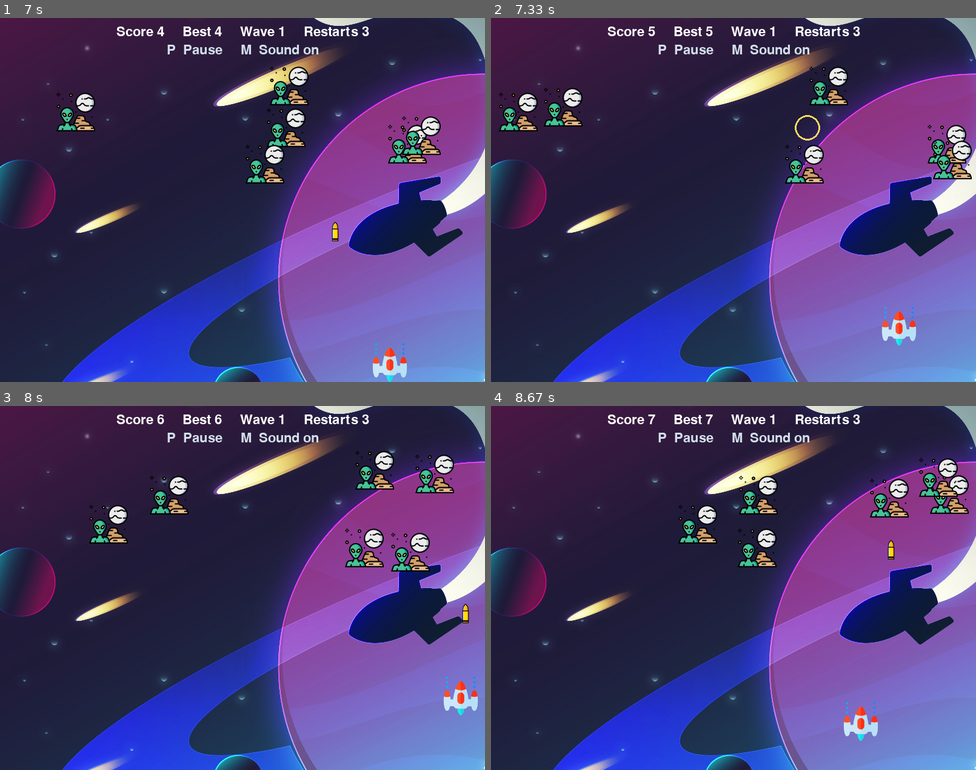
Above: before the commit, frames 1-4 (two rows, left to right).
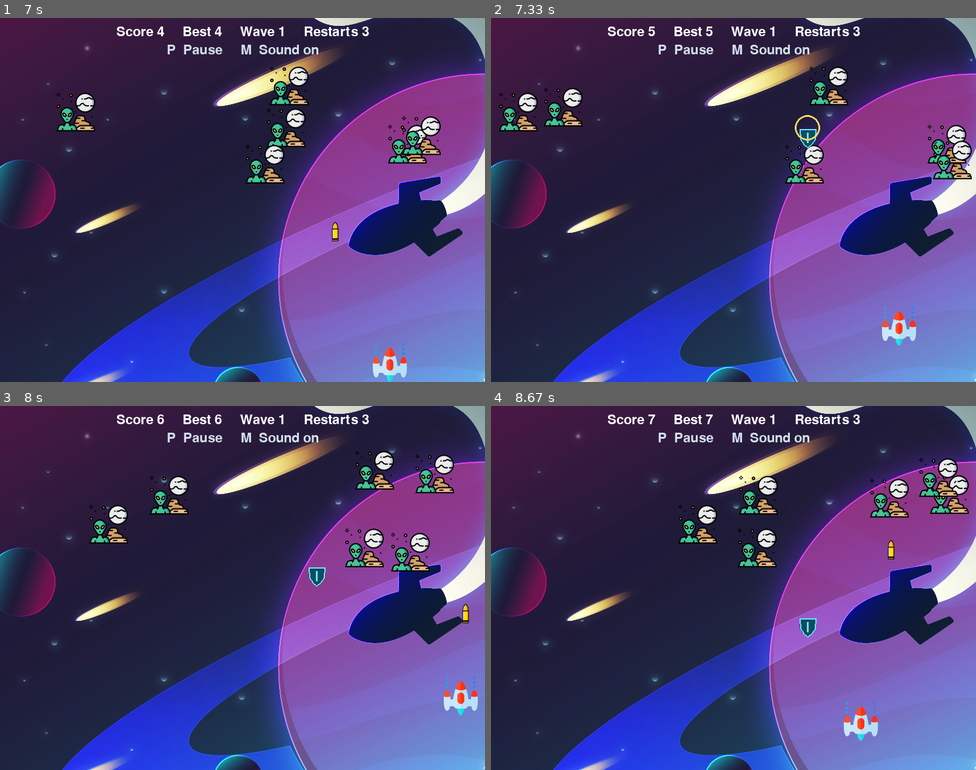
Above: after the commit, the same moments.

Repository: baldez300/Balde-Py-Game-1
Game: pygame game, started from play.py
The game is run twice, just before and just after one commit, with the same random seed, the same clock (stepped at 60 frames per second) and the same inputs.
Inputs:
- Up to frame 1 (7 s): tap Enter at 0.33 s; tap Space at 0.67, 1.07, 1.37, 1.57, 1.87, 2.07, 2.37, 2.57, 2.9, 3.2, 3.4, 3.7, 3.97, 4.3, 4.6, 4.73, 5.13, 5.43, 5.8, 6.2, 6.5, 6.7 s; hold P 1-1.47 s; hold Right 1-1.47 s; hold P 1.5-1.97 s; hold Right 1.5-1.97 s; hold Right 2-2.47 s; hold Up 2.5-2.8 s; hold Right 2.83-3.3 s; hold Left 3.33-3.87 s; hold Down 3.9-4.2 s; hold Left 4.23-4.63 s; hold Up 4.67-5.03 s; hold Right 5.07-5.7 s; hold Down 5.73-6.1 s; hold Left 6.13-6.6 s; hold Right from 6.63 s (still down)
- Up to frame 2 (7.33 s): tap Space at 7, 7.2 s; release Right at 7.1 s; hold Up from 7.13 s (still down)
- Up to frame 3 (8 s): release Up at 7.43 s; hold Right 7.47-7.93 s; tap Space at 7.53, 7.83 s; hold Left from 7.97 s (still down)
- Up to frame 4 (8.67 s): tap Space at 8.03, 8.33, 8.6 s; release Left at 8.5 s; hold Down from 8.53 s (still down)

Frame 1 is identical in both runs. In frame 2, 0.1% of the frame differs, in the area x 63-68%, y 30-36%; in frame 3, 0.1%, in the area x 63-68%, y 44-50%; in frame 4, 0.1%.

Commit message:
feat: add a collectible one-hit shield
Drop a shield on the fifth hit of each wave if the ship is unshielded.
Carry an unused shield into the next wave and show a cyan ring that
bursts when it absorbs an enemy bolt.

Diff:
--- a/play.py
+++ b/play.py
@@ -14,6 +14,8 @@
 FLIGHT_TOP = 220  # Leave space above the ship for new enemies to spawn.
 STEP = 1 / 120
 WAVE_POINTS = 15
+SHIELD_COLOR = (100, 235, 255)
+SHIELD_DROP_HIT = 5
 CHARGE_TIME = 0.65
 ASSETS = Path(__file__).resolve().parent
 
@@ -91,6 +93,7 @@
         self.restart_round()
 
     def restart_round(self):
+        self.shielded = False
         self.score = 0
         self.wave = 1
         self.start_wave()
@@ -101,6 +104,8 @@
         self.player_x = (WIDTH - SHIP_SIZE) / 2
         self.player_y = PLAYER_Y
         self.bullet = None
+        self.shield_pickup = None
+        self.shield_burst = 0
         self.enemy_bolts = []
         self.charging_enemy = None
         self.fire_timer = 1.4
@@ -128,6 +133,11 @@
             bolt.y += bolt_speed * dt
             rect = pygame.Rect(round(bolt.x) - 4, round(bolt.y), 8, 20)
             if rect.colliderect(hull):
+                if self.shielded:
+                    self.shielded = False
+                    self.enemy_bolts.remove(bolt)
+                    self.shield_burst = 0.25
+                    continue
                 self.state = "over"
                 self.on_sound("over")
                 return
@@ -163,6 +173,17 @@
         self.player_x = max(0, min(WIDTH - SHIP_SIZE, self.player_x + direction * distance))
         self.player_y = max(FLIGHT_TOP, min(PLAYER_Y, self.player_y + vertical * distance))
         hull = pygame.Rect(round(self.player_x), round(self.player_y), SHIP_SIZE, SHIP_SIZE).inflate(-18, -16)
+        self.shield_burst = max(0, self.shield_burst - dt)
+        if self.shield_pickup is not None:
+            pickup = self.shield_pickup
+            pickup.y += 125 * dt
+            bounds = pygame.Rect(0, 0, 26, 30)
+            bounds.center = round(pickup.x), round(pickup.y)
+            if bounds.colliderect(hull):
+                self.shielded = True
+                self.shield_pickup = None
+            elif bounds.top >= HEIGHT:
+                self.shield_pickup = None
         if self.flash:
             x, y, duration = self.flash
             self.flash = (x, y, duration - dt) if duration > dt else None
@@ -192,6 +213,8 @@
                 self.flash = (*target.center, 0.18)
                 self.on_sound("hit")
                 self.score += 1
+                if self.score % WAVE_POINTS == SHIELD_DROP_HIT and not self.shielded:
+                    self.shield_pickup = pygame.Vector2(target.center)
                 if self.score > self.best:
                     self.best = self.score
                     save_best(self.path, self.best)
@@ -199,6 +222,7 @@
                     self.on_sound("clear")
                     self.state = "clear"
                     self.timer = 1.5
+                    self.shield_pickup = None
                     self.enemy_bolts.clear()
                     self.charging_enemy = None
                     self.enemies.clear()
@@ -248,6 +272,17 @@
                 pygame.draw.ellipse(self.screen, (246, 83, 57), (x - 5, y, 10, 20))
                 pygame.draw.ellipse(self.screen, (255, 233, 152), (x - 2, y + 5, 4, 12))
             self.screen.blit(self.ship, (round(game.player_x), round(game.player_y)))
+            if game.shield_pickup is not None:
+                x, y = round(game.shield_pickup.x), round(game.shield_pickup.y)
+                emblem = [(x - 13, y - 14), (x + 13, y - 14), (x + 12, y + 3),
+                          (x + 7, y + 10), (x, y + 16), (x - 7, y + 10), (x - 12, y + 3)]
+                pygame.draw.polygon(self.screen, (15, 76, 98), emblem)
+                pygame.draw.polygon(self.screen, SHIELD_COLOR, emblem, 2)
+                pygame.draw.line(self.screen, SHIELD_COLOR, (x, y - 8), (x, y + 8), 3)
+            if game.shielded or game.shield_burst > 0:
+                center = round(game.player_x + 32), round(game.player_y + 32)
+                radius = 37 if game.shielded else 38 + int(64 * (0.25 - game.shield_burst))
+                pygame.draw.circle(self.screen, SHIELD_COLOR, center, radius, 2)
             if game.bullet is not None:
                 self.screen.blit(self.bullet, (round(game.bullet.x), round(game.bullet.y)))
             if game.flash:
--- a/tests/test_play.py
+++ b/tests/test_play.py
@@ -198,6 +198,65 @@
                 game.enemy_bolts.append(pygame.Vector2(5, 400))
         self.assertEqual(game.state, "clear")
 
+    def collect_first_shield(self):
+        game = self.game
+        game.score = play.SHIELD_DROP_HIT - 1
+        self.hit()
+        pickup = game.shield_pickup
+        self.assertIsNotNone(pickup)
+        game.keydown(pygame.K_p)
+        y = pickup.y
+        self.step()
+        self.assertEqual(pickup.y, y)
+        game.keydown(pygame.K_p)
+        game.player_x = pickup.x - 32
+        game.player_y = play.FLIGHT_TOP
+        game.enemies.clear()
+        for _ in range(160):
+            self.step()
+        self.assertTrue(game.shielded)
+        self.assertIsNone(game.shield_pickup)
+
+    def test_shield_carries_and_absorbs_one_bolt(self):
+        self.collect_first_shield()
+        game = self.game
+        game.score = play.WAVE_POINTS - 1
+        self.hit()
+        for _ in range(182):
+            self.step()
+        self.assertEqual(game.wave, 2)
+        self.assertTrue(game.shielded)
+        for state in ("playing", "over"):
+            game.enemy_bolts.append(pygame.Vector2(game.player_x + 32, game.player_y + 10))
+            self.step()
+            self.assertEqual(game.state, state)
+            self.assertFalse(game.shielded)
+            if state == "playing":
+                self.assertFalse(game.enemy_bolts)
+                self.assertGreater(game.shield_burst, 0)
+
+    def test_shield_does_not_stack_or_protect_from_ramming(self):
+        self.collect_first_shield()
+        game = self.game
+        game.score = play.WAVE_POINTS + play.SHIELD_DROP_HIT - 1
+        self.hit()
+        self.assertIsNone(game.shield_pickup)
+        game.enemies = [play.Enemy(game.player_x, game.player_y)]
+        self.step()
+        self.assertEqual(game.state, "over")
+        game.keydown(pygame.K_r)
+        self.assertFalse(game.shielded)
+
+    def test_missed_shield_expires(self):
+        game = self.game
+        game.score = play.SHIELD_DROP_HIT - 1
+        self.hit()
+        game.enemies.clear()
+        for _ in range(500):
+            self.step()
+        self.assertIsNone(game.shield_pickup)
+        self.assertFalse(game.shielded)
+
     def test_main_loop(self):
         batches = iter([[], [pygame.event.Event(pygame.KEYDOWN, key=pygame.K_RETURN)],
                         [pygame.event.Event(pygame.KEYDOWN, key=pygame.K_SPACE)],
Not shown, changed: README.md
